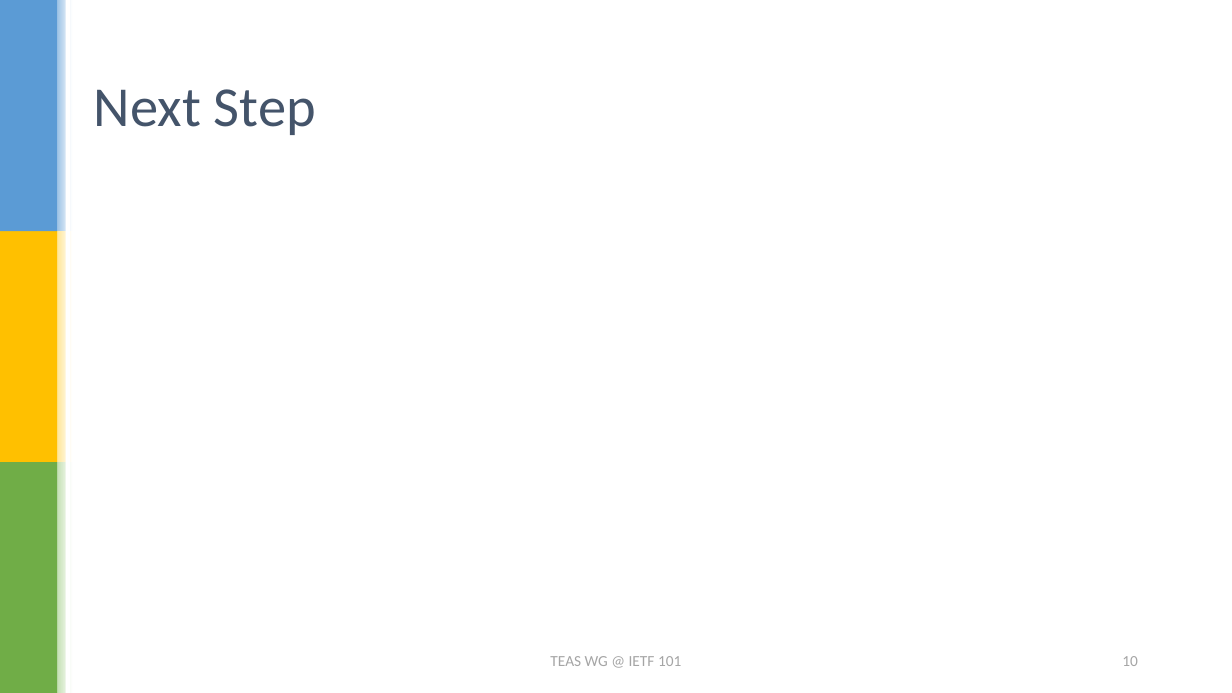
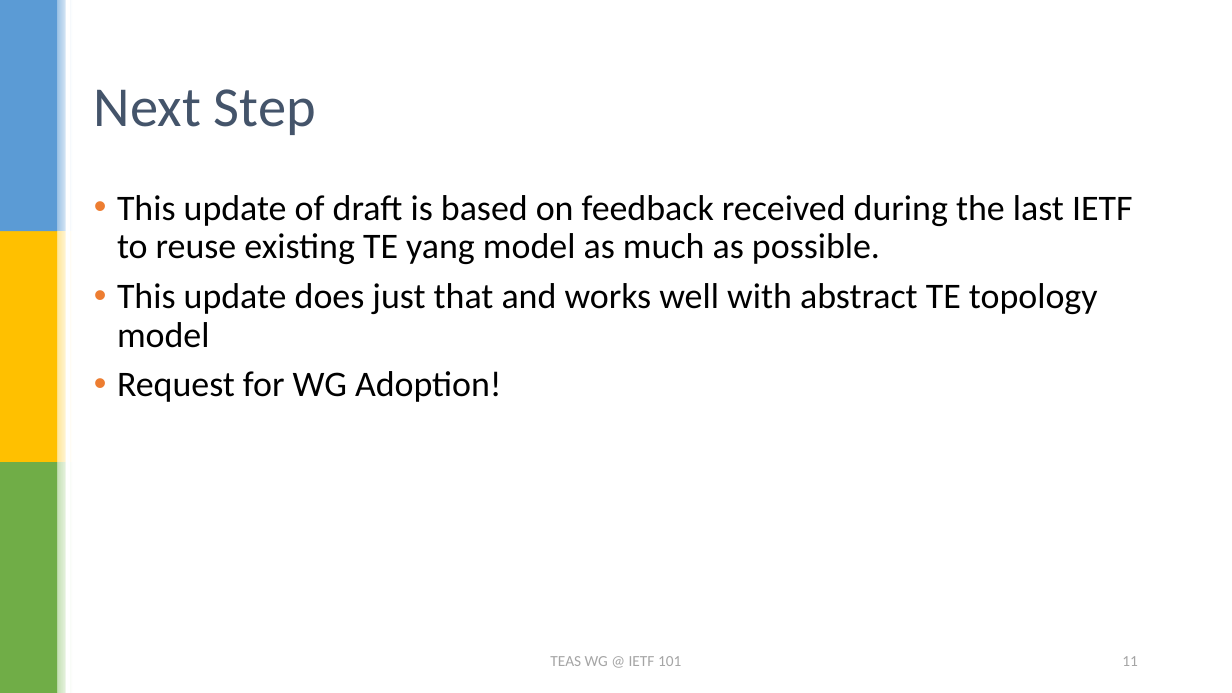
Before and after one commit to dhruvdhody-huawei/101, a slide deck: slide 11 of draft-lee-teas-actn-vn-yang.pptx (slide 10 before the commit). Drawn at 1232x693 pixels with LibreOffice and Linux fonts; fonts in the diff are those of the drawing. Boxes give left, top, right and bottom in pixels: in the first picture for what was removed or moved away, otherwise in the second. Text is boxed around its words. In the diff, an @@ line names an element or a change of style, - is before the commit and + after.

```diff
--- a/draft-lee-teas-actn-vn-yang.pptx
+++ b/draft-lee-teas-actn-vn-yang.pptx
@@ text added at (117,195,1133,402), 28 pt, text #000000 @@
+• This update of draft is based on feedback received during the last IETF to reuse existing TE yang model as much as possible.
+• This update does just that and works well with abstract TE topology model
+• Request for WG Adoption!
@@ page number at (1122,656,1138,666): text changed @@
-10
+11
```
Also in this commit, not shown: 7 other slides changed, 7 slides added, 1 slide removed, 1 other file.
